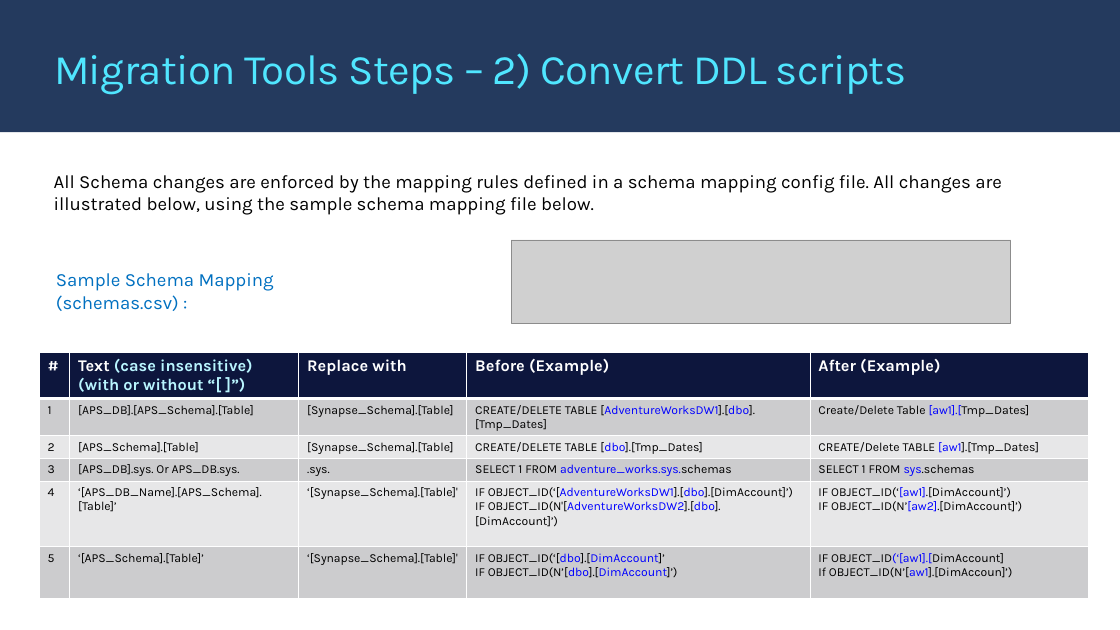
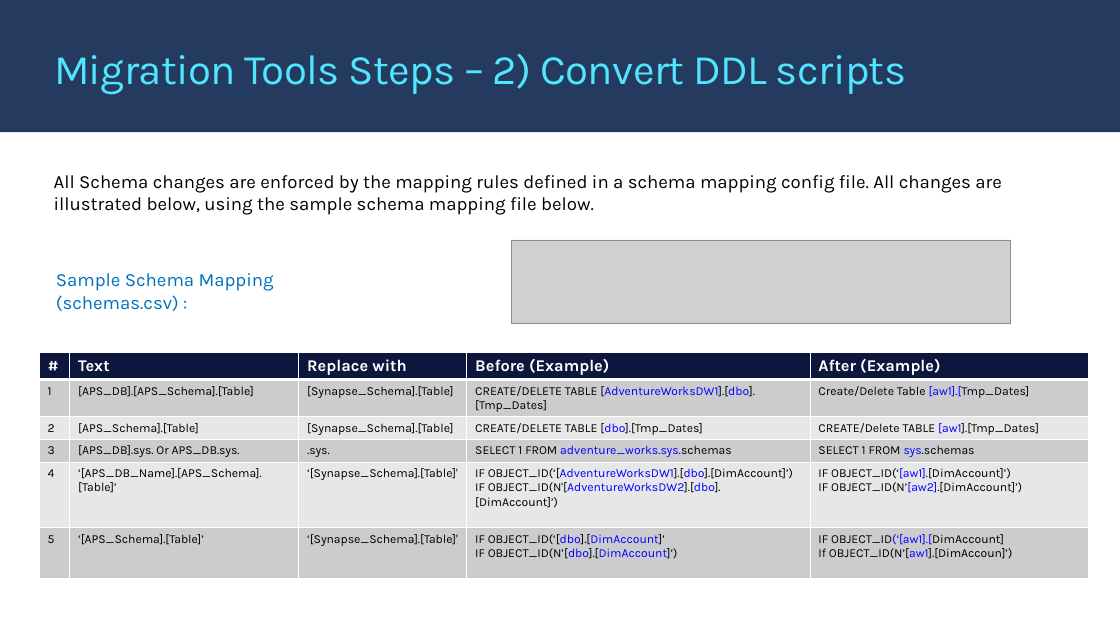
Before and after one commit to microsoft/AzureSynapseScriptsAndAccelerators, a slide deck: slide 52 of Migration/APS/APS2Synapse_Migration.pptx (slide 51 before the commit). Drawn at 1120x630 pixels with LibreOffice and Linux fonts; fonts in the diff are those of the drawing; grey boxes stand for pictures; background and template pictures are left out. Boxes give left, top, right and bottom in pixels: in the first picture for what was removed or moved away, otherwise in the second. Text is boxed around its words. In the diff, an @@ line names an element or a change of style, - is before the commit and + after.

```diff
--- a/Migration/APS/APS2Synapse_Migration.pptx
+++ b/Migration/APS/APS2Synapse_Migration.pptx
@@ table at (x1=39, y1=352, x2=1090, y2=569) @@
-row 1, column 2: Text (case insensitive) / (with or without “[ ]”)
+row 1, column 2: Text
```
Also in this commit, not shown: 3 other slides changed, 1 slide added, 8 other files.
